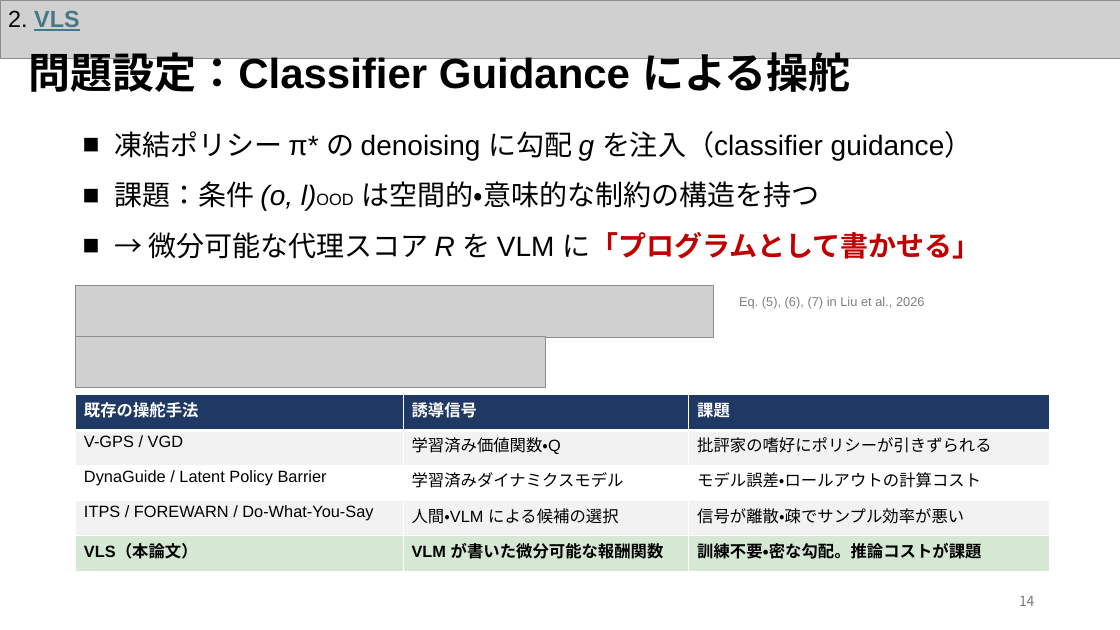
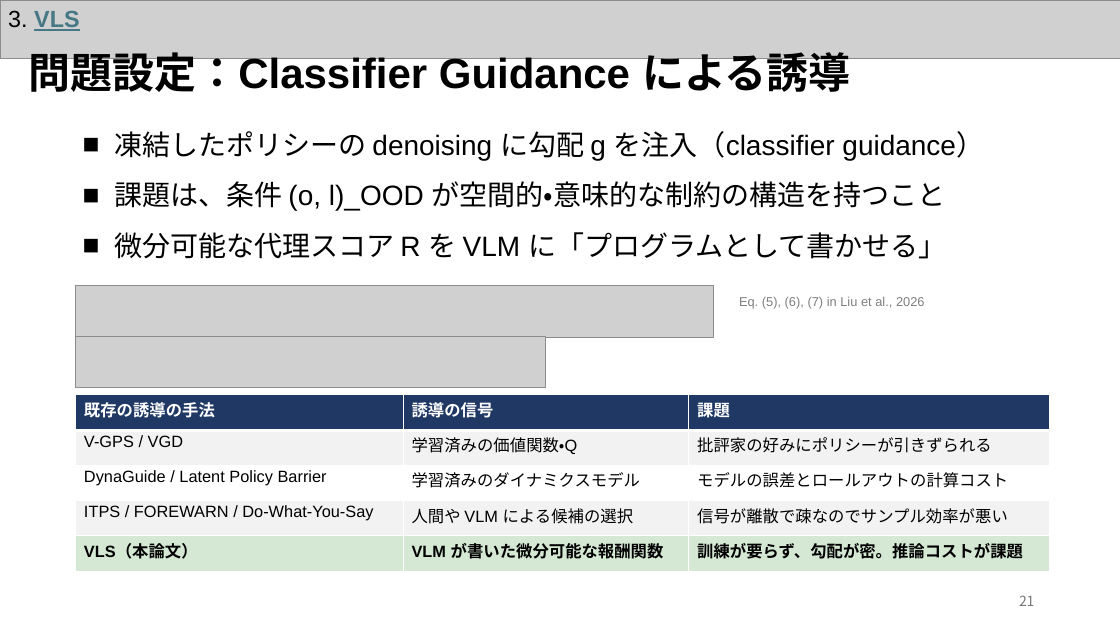
Before and after one commit to Azuma413/PaperPresentationSlides, a slide deck: slide 22 of 20261105_KaneyoshiHiratsuka_SurveySlide.pptx (slide 15 before the commit). Drawn at 1120x630 pixels with LibreOffice and Linux fonts; fonts in the diff are those of the drawing; grey boxes stand for pictures. Boxes give left, top, right and bottom in pixels: in the first picture for what was removed or moved away, otherwise in the second. Text is boxed around its words. In the diff, an @@ line names an element or a change of style, - is before the commit and + after.

```diff
--- a/20261105_KaneyoshiHiratsuka_SurveySlide.pptx
+++ b/20261105_KaneyoshiHiratsuka_SurveySlide.pptx
@@ text at <box>8,10,79,31</box>: text changed @@
-2. VLS
+3. VLS
@@ text at <box>28,52,851,98</box>: text changed @@
-問題設定：Classifier Guidance による操舵
+問題設定：Classifier Guidance による誘導
@@ text at <box>114,131,984,259</box>: text changed @@
-■ 凍結ポリシー π* の denoising に勾配 g を注入（classifier guidance）
-■ 課題：条件 (o, l)OOD は空間的・意味的な制約の構造を持つ
-■ → 微分可能な代理スコア R を VLM に「プログラムとして書かせる」
+■ 凍結したポリシーの denoising に勾配 g を注入（classifier guidance）
+■ 課題は、条件 (o, l)_OOD が空間的・意味的な制約の構造を持つこと
+■ 微分可能な代理スコア R を VLM に「プログラムとして書かせる」
@@ table at <box>76,395,1050,571</box> @@
-row 1, column 1: 既存の操舵手法
+row 1, column 1: 既存の誘導の手法
-row 1, column 2: 誘導信号
+row 1, column 2: 誘導の信号
-row 2, column 2: 学習済み価値関数・Q
+row 2, column 2: 学習済みの価値関数・Q
-row 2, column 3: 批評家の嗜好にポリシーが引きずられる
+row 2, column 3: 批評家の好みにポリシーが引きずられる
-row 3, column 2: 学習済みダイナミクスモデル
+row 3, column 2: 学習済みのダイナミクスモデル
-row 3, column 3: モデル誤差・ロールアウトの計算コスト
+row 3, column 3: モデルの誤差とロールアウトの計算コスト
-row 4, column 2: 人間・VLM による候補の選択
+row 4, column 2: 人間や VLM による候補の選択
-row 4, column 3: 信号が離散・疎でサンプル効率が悪い
+row 4, column 3: 信号が離散で疎なのでサンプル効率が悪い
-row 5, column 3: 訓練不要・密な勾配。推論コストが課題
+row 5, column 3: 訓練が要らず、勾配が密。推論コストが課題
@@ page number at <box>1019,595,1035,606</box>: text changed @@
-14
+21
```
Also in this commit, not shown: 24 other slides changed, 2 slides added, 2 slides removed, 46 other files.
